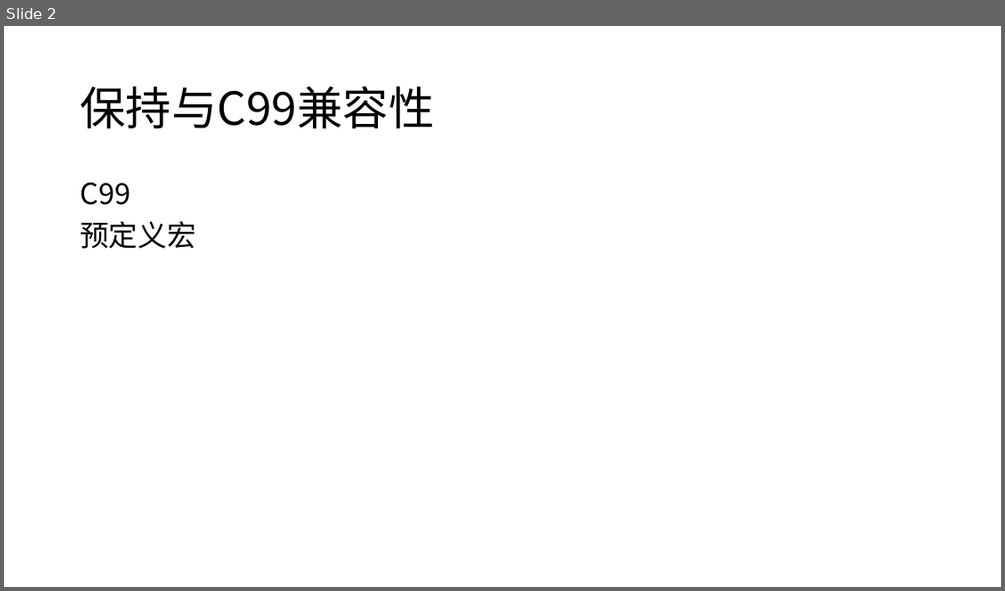
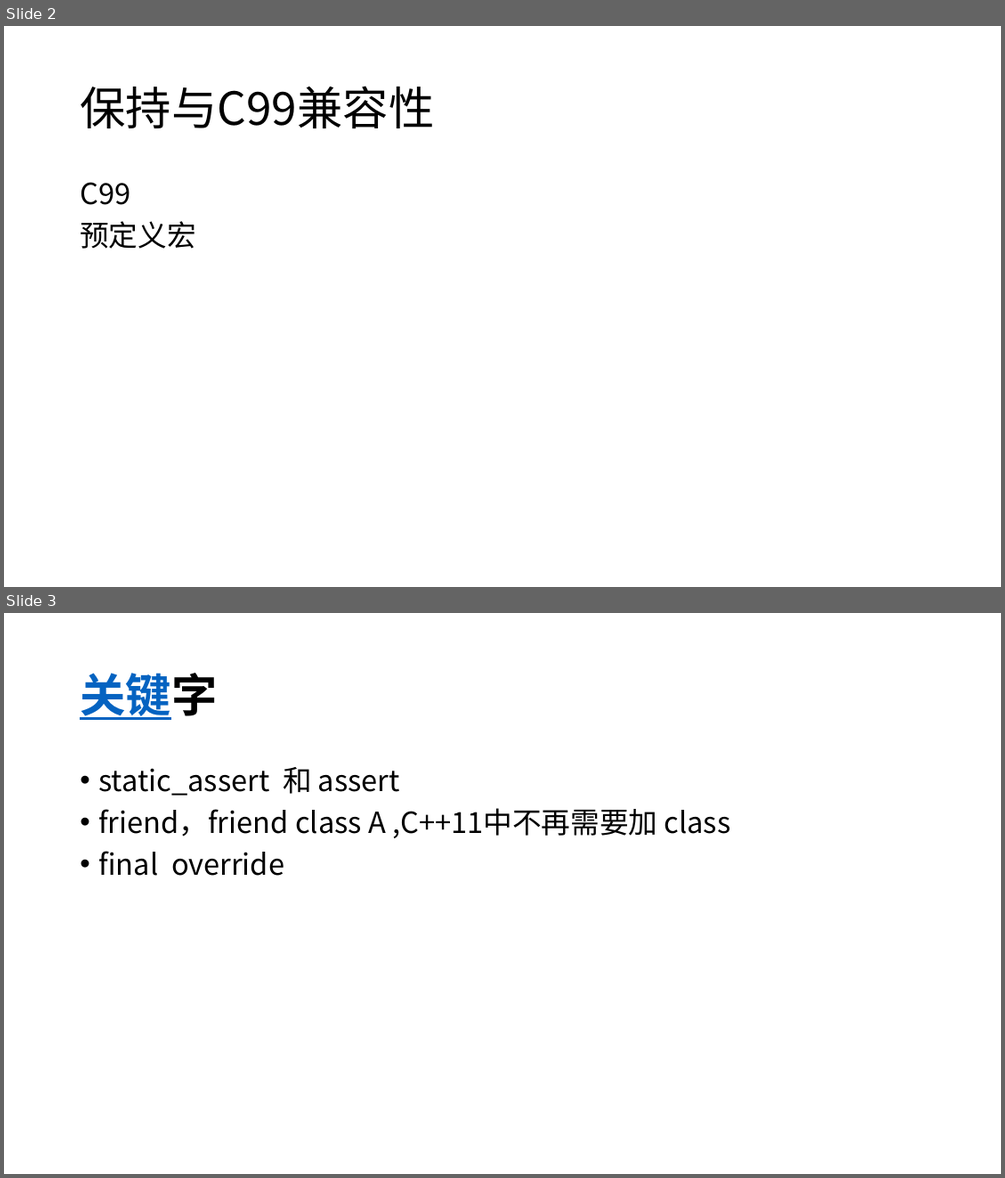
Before and after one commit to Mr-WangJin/cpp11, a slide deck: c++11.pptx. Shown one above the other, each under a label of ours: slide 2 before the commit, slides 2 and 3 after it. The pictures are 1005x591 and 1005x1178 pixels, drawn with LibreOffice and Linux fonts; fonts in the diff are those of the drawing. Boxes give left, top, right and bottom in pixels: in the first picture for what was removed or moved away, otherwise in the second. Text is boxed around its words. In the diff, an @@ line names an element or a change of style, - is before the commit and + after.

```diff
--- a/c++11.pptx
+++ b/c++11.pptx
@@ slide 3 added at (4,613,1001,1174), background #FFFFFF @@
@@ title added at (80,673,217,720), 44 pt, text #0563C1, bold, underline @@
+关键字
@@ text added at (98,767,731,876), 28 pt, text #000000 @@
+• static_assert 和 assert
+• friend，friend class A ,C++11中不再需要加 class
+• final override
```
Also in this commit, not shown: 3 other slides added, 1 slide removed, 6 other files.
